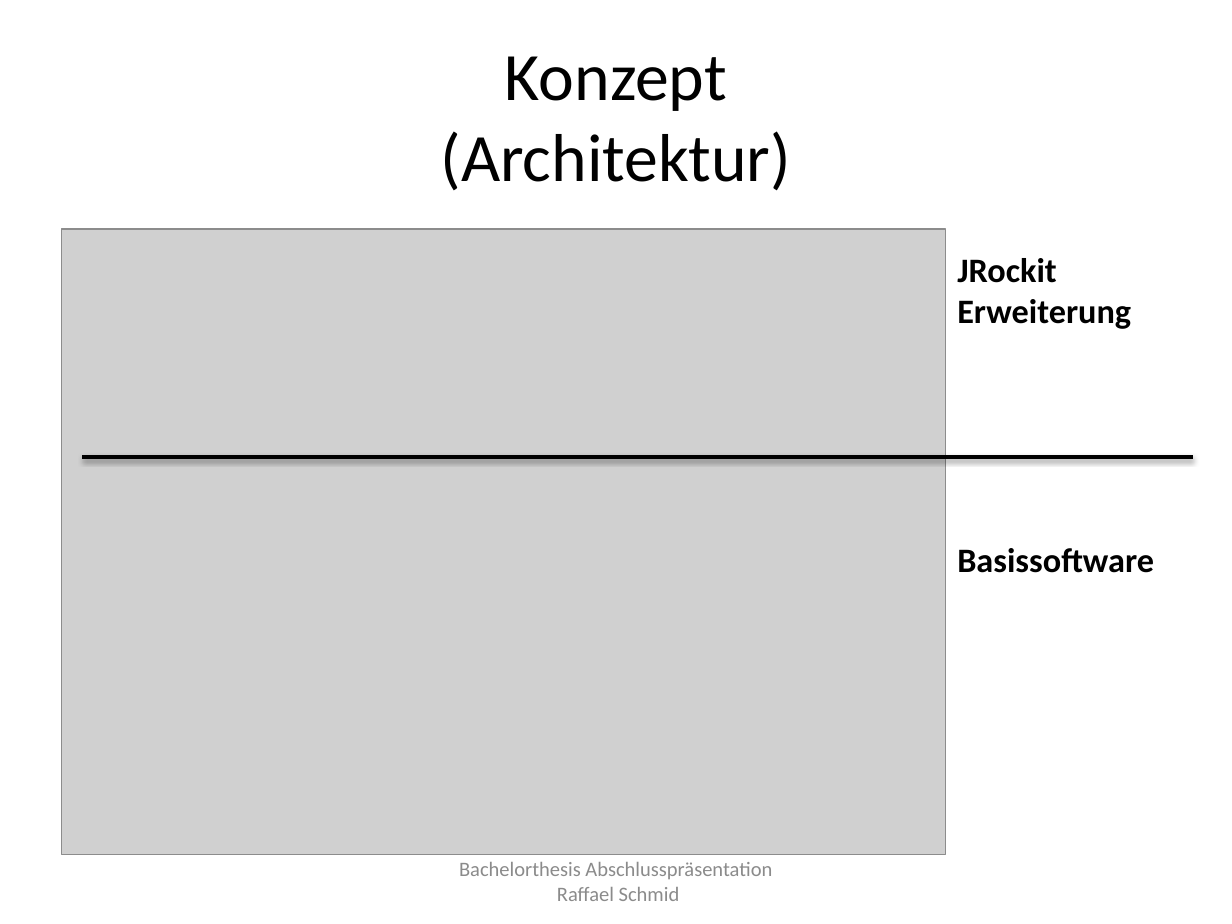
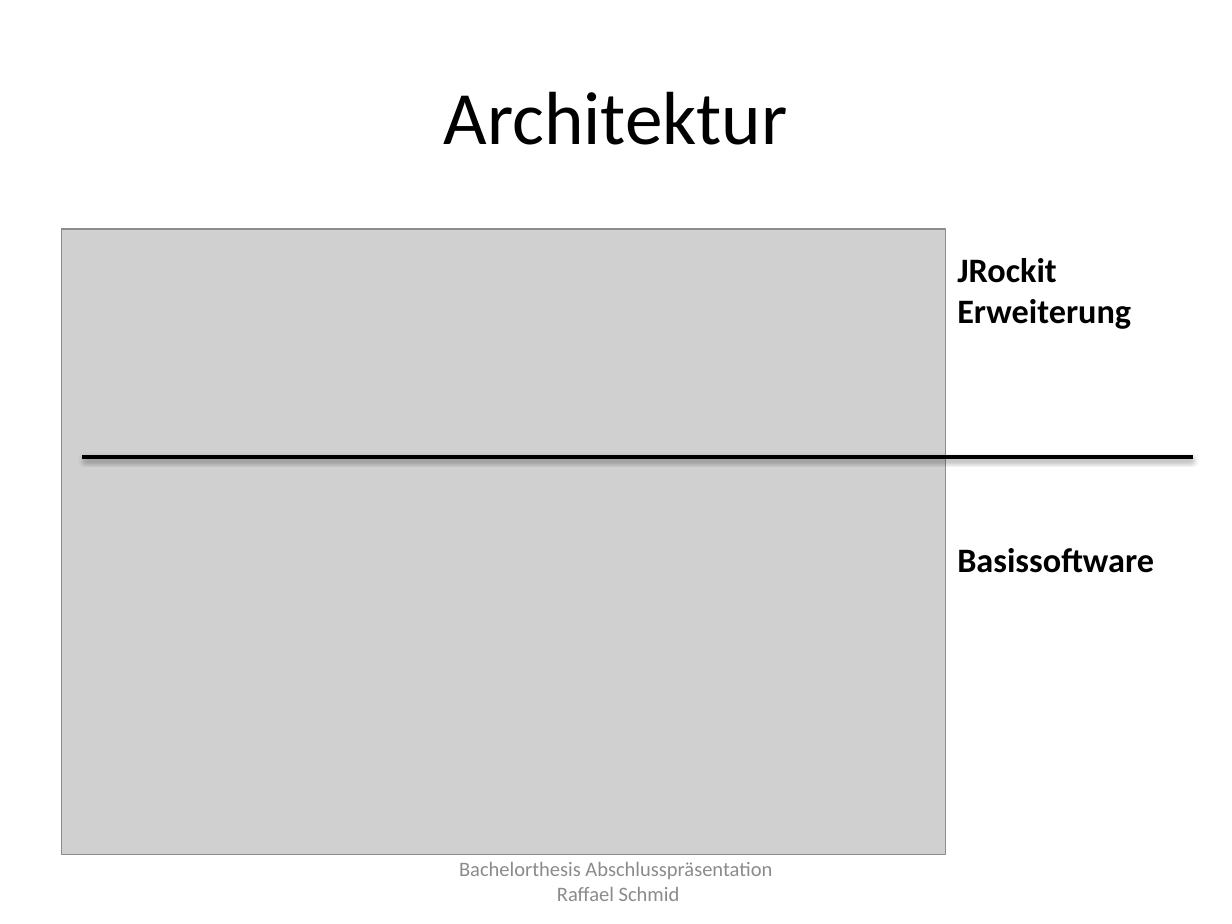
Before and after one commit to raffaelschmid/bachelorthesis, a slide deck: slide 8 of Dokumentation/Abschlusspraesentation/rschmid_bachelorthesis_abschlusspraesentation.pptx (slide 10 before the commit). Drawn at 1232x924 pixels with LibreOffice and Linux fonts; fonts in the diff are those of the drawing; grey boxes stand for pictures. Boxes give left, top, right and bottom in pixels: in the first picture for what was removed or moved away, otherwise in the second. Text is boxed around its words. In the diff, an @@ line names an element or a change of style, - is before the commit and + after.

```diff
--- a/Dokumentation/Abschlusspraesentation/rschmid_bachelorthesis_abschlusspraesentation.pptx
+++ b/Dokumentation/Abschlusspraesentation/rschmid_bachelorthesis_abschlusspraesentation.pptx
@@ title at bbox=[444, 91, 788, 145]: text changed; size 39.6 to 44 pt @@
-Konzept
-(Architektur)
+Architektur
```
Also in this commit, not shown: 9 other slides changed, 2 slides added, 3 slides removed, 4 other files.
